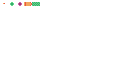
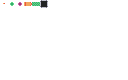
Before/after of a 128 × 80 layered artwork. What changed in the layer stack:
renamed "Layer 8" to "Layer 9", painted on it over [40, 0, 48, 8]
